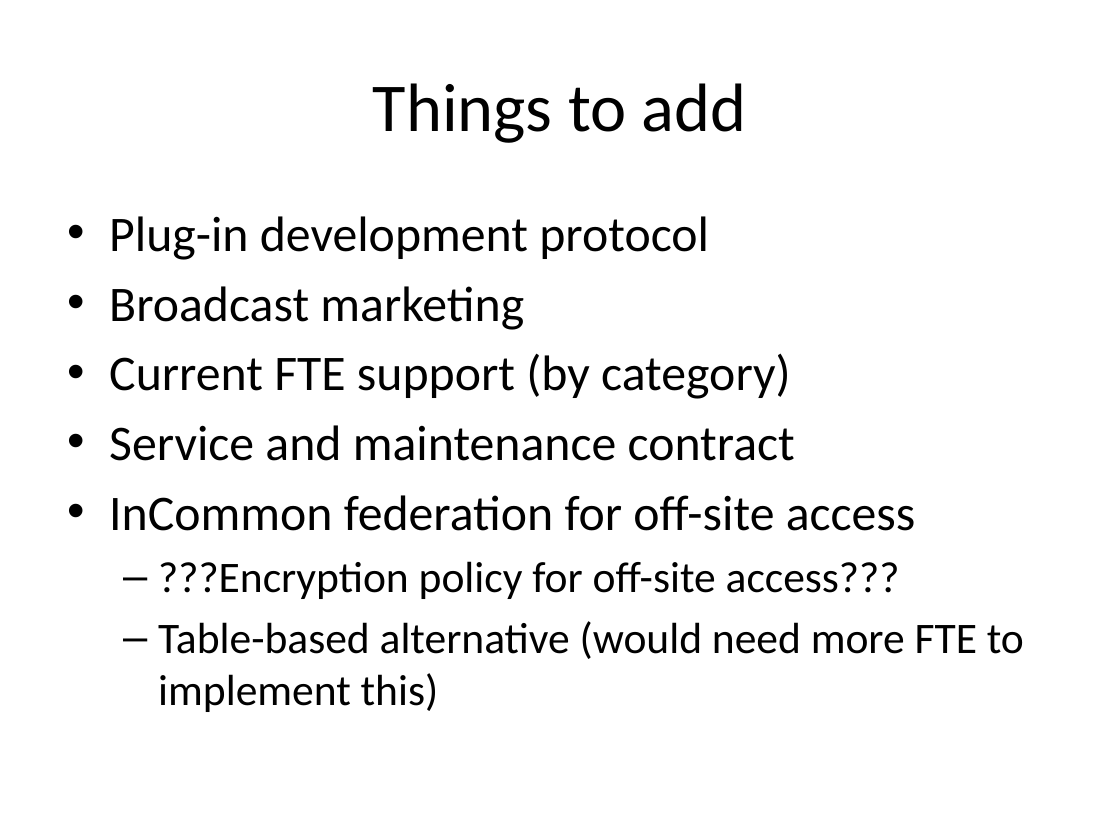
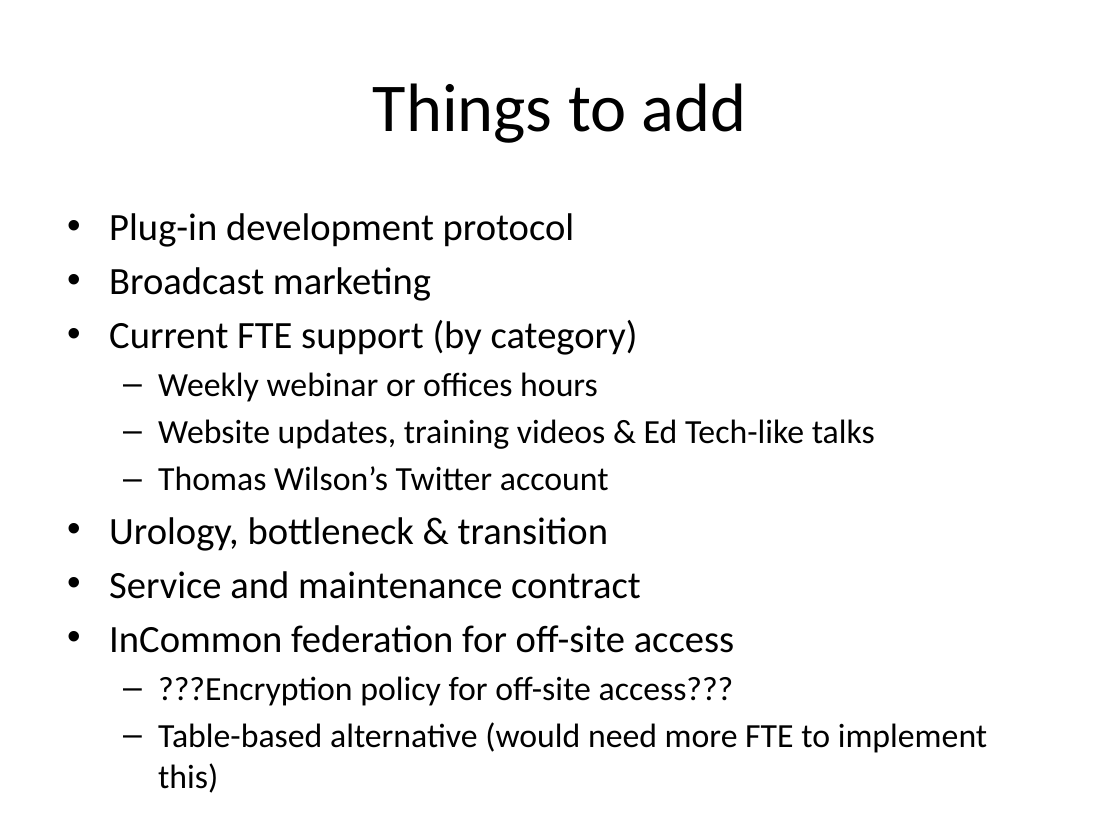
Before and after one commit to OuhscBbmc/RedcapGovernanceDocs, a slide deck: slide 17 of agendas/REDCap Meeting Slides April 2016.pptx. Drawn at 1120x840 pixels with LibreOffice and Linux fonts; fonts in the diff are those of the drawing. Boxes give left, top, right and bottom in pixels: in the first picture for what was removed or moved away, otherwise in the second. Text is boxed around its words. In the diff, an @@ line names an element or a change of style, - is before the commit and + after.

Commit message:
new bullets under 'things to add' slide

```diff
--- a/agendas/REDCap Meeting Slides April 2016.pptx
+++ b/agendas/REDCap Meeting Slides April 2016.pptx
@@ text at (109,213,987,753): size 32 to 24.8 pt in "Plug-in development protocol", "Broadcast marketing", "Current FTE support (by category)", "Service and maintenance contract" and 1 more places; size 28 to 21.7 pt in "???Encryption policy for off-site access???", "Table-based alternative (would need more FTE to ..."; less space between paragraphs @@
@@ text at (109,372,875,551): paragraphs added @@
+  – Weekly webinar or offices hours
+  – Website updates, training videos & Ed Tech-like talks
+  – Thomas Wilson’s Twitter account
+• Urology, bottleneck & transition
```
